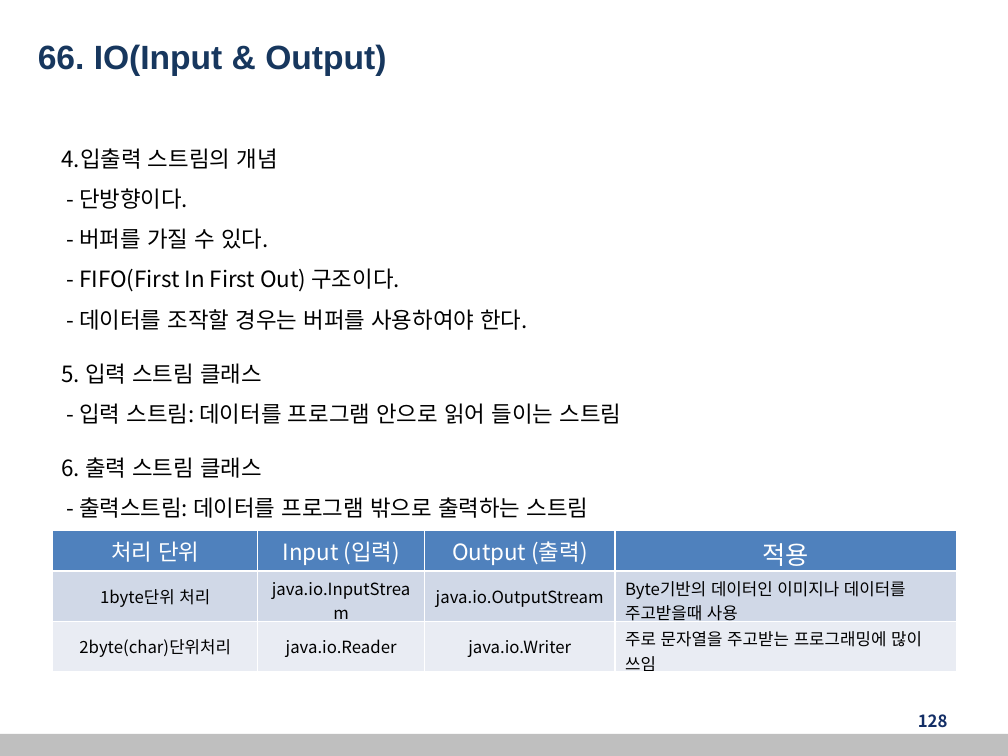
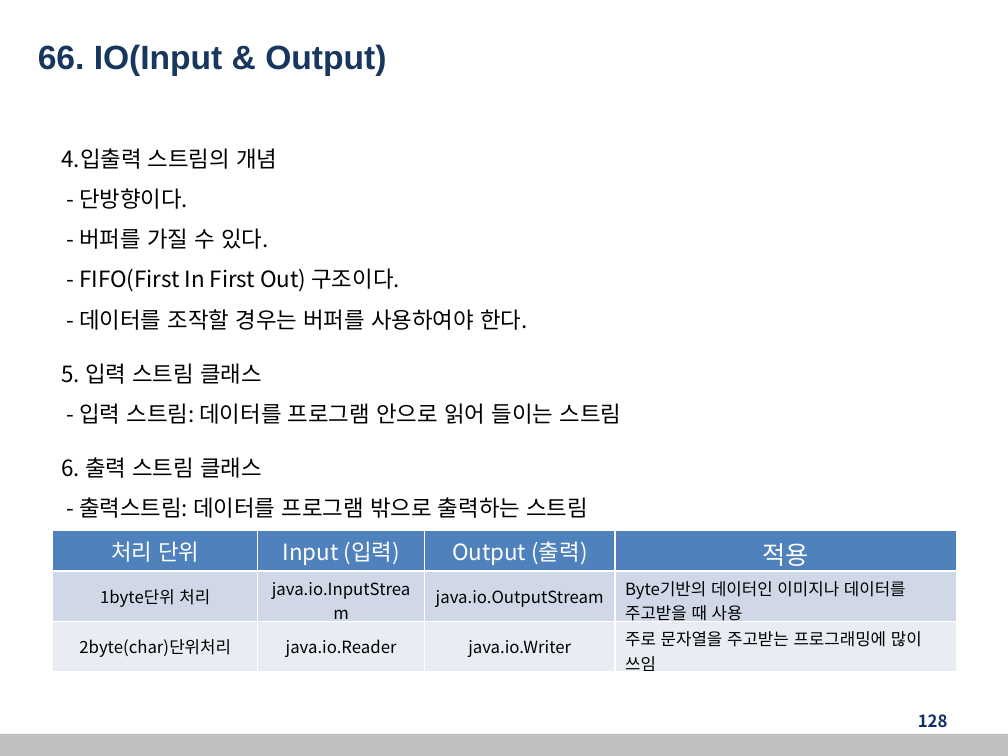
Before and after one commit to kang99king3/back-end_edu20221230, a slide deck: slide 128 of 자바교안_20221230.pptx. Drawn at 1008x756 pixels with LibreOffice and Linux fonts; fonts in the diff are those of the drawing. Boxes give left, top, right and bottom in pixels: in the first picture for what was removed or moved away, otherwise in the second. Text is boxed around its words. In the diff, an @@ line names an element or a change of style, - is before the commit and + after.

```diff
--- a/자바교안_20221230.pptx
+++ b/자바교안_20221230.pptx
@@ table at (52,530,957,675) @@
-row 2, column 4: Byte기반의 데이터인 이미지나 데이터를 주고받을때 사용
+row 2, column 4: Byte기반의 데이터인 이미지나 데이터를 주고받을 때 사용
```
Also in this commit, not shown: 3 other slides changed.
